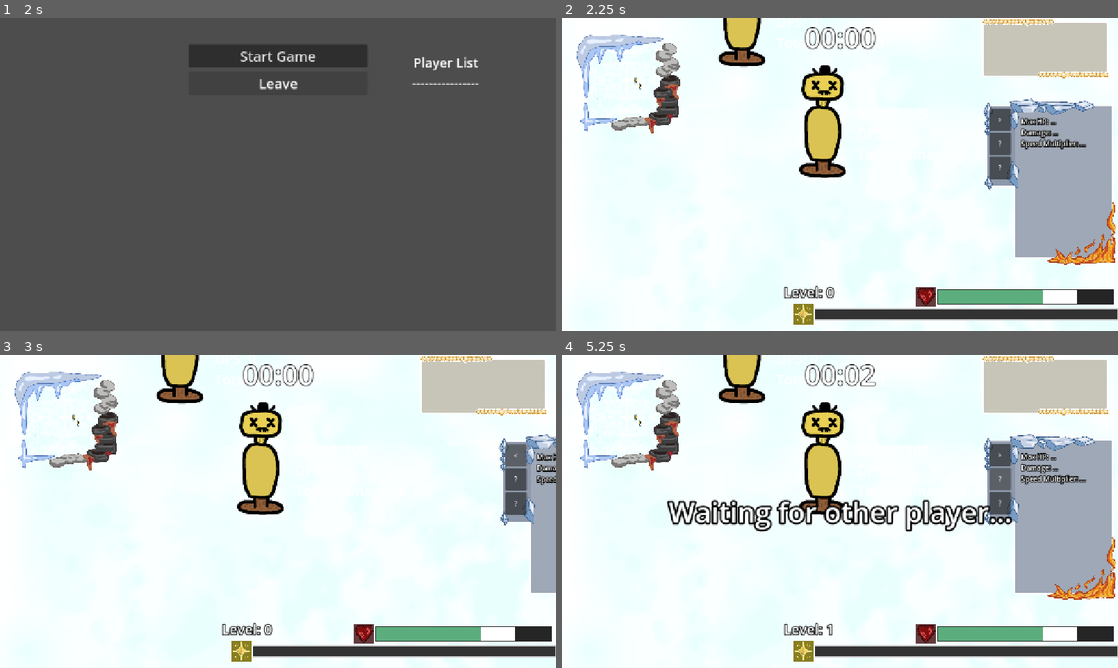
Above: before the commit, frames 1-4 (two rows, left to right).
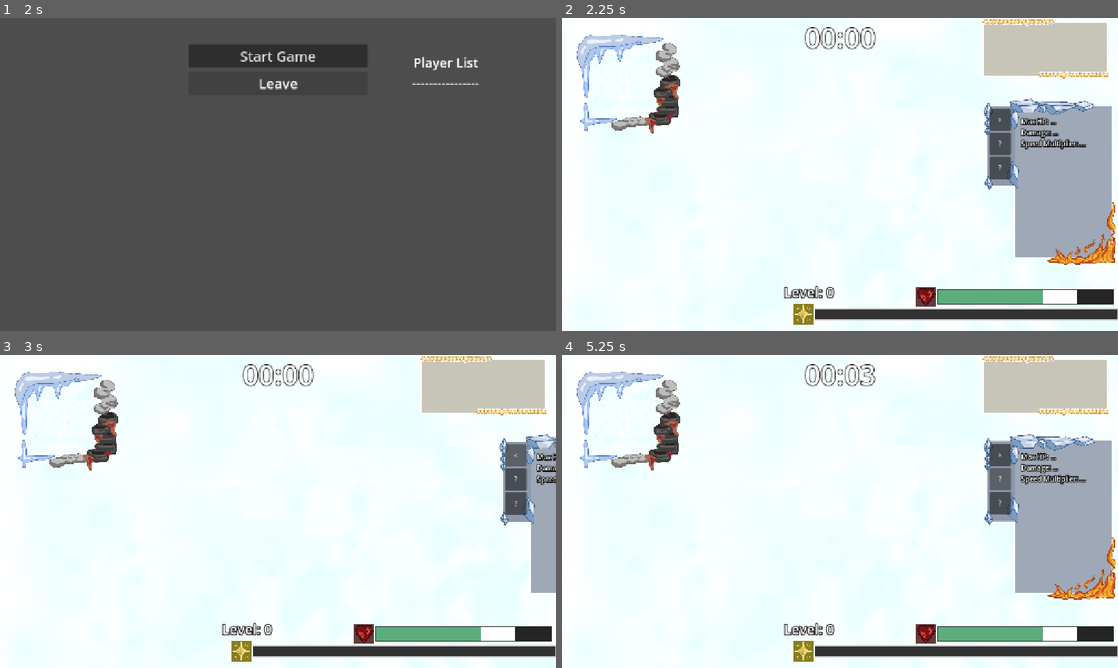
Above: after the commit, the same moments.

Repository: YummyBerry1108/P.A.L
Game: Godot game, scene res://scenes/menu.tscn
Same seed, same stepped clock (60 frames per second), same inputs: the game is played once before the commit and once after it.
Inputs (mouse positions are in pixels of both pictures, inside the frame that each line leads up to):
- Up to frame 1 (2 s): click (278, 174) at 0.52 s; type "Alex" at 0.6 s; click "Client" at 1.25 s
- Up to frame 2 (2.25 s): click "Start Game" at 2 s
- Up to frame 3 (3 s): click ">" at 2.75 s
- Up to frame 4 (5.25 s): click "<" at 3.5 s; move the mouse to (962, 495) at 4.27 s; hold D (right) 4.28-5 s; hold E (get_exp) 4.28-5 s; tap Space (shoot) at 4.55 s; click (1001, 480) at 5 s, where only the run after the commit has a clickable "?"

Frame 1 is identical in both runs. In frame 2, 3.2% of the frame differs, in the area x 13-51%, y 0-52%; in frame 3, 3.2%; in frame 4, 5.7%, in the area x 13-81%, y 0-90%.
Error before the commit: Invalid access to property or key 'is_alive' on a base object of type 'Nil'. (res://scripts/ui/stat_upgrade/stat_upgrade_ui.gd:36)

Commit message:
small fix

Diff:
--- a/scenes/etc/dev_info.tscn
+++ b/scenes/etc/dev_info.tscn
@@ -4,6 +4,7 @@
 
 [sub_resource type="LabelSettings" id="LabelSettings_c6lib"]
 font_size = 32
+font_color = Color(0, 0, 0, 1)
 
 [node name="DevInfo" type="Label"]
 offset_left = 75.0
--- a/scenes/main.tscn
+++ b/scenes/main.tscn
@@ -1,6 +1,5 @@
-[gd_scene load_steps=28 format=4 uid="uid://mjpbg0kpp31x"]
-
-[ext_resource type="PackedScene" uid="uid://bj866ltlivhuw" path="res://scenes/etc/Dummy.tscn" id="1_0wfyh"]
+[gd_scene load_steps=27 format=4 uid="uid://mjpbg0kpp31x"]
+
 [ext_resource type="Script" uid="uid://dsdcddtelx5u8" path="res://scripts/main.gd" id="1_tipki"]
 [ext_resource type="PackedScene" uid="uid://dvcahiono6yix" path="res://scenes/player/player.tscn" id="2_tbgi4"]
 [ext_resource type="PackedScene" uid="uid://bogubau3wnkvt" path="res://scenes/ui/ui.tscn" id="3_sugp2"]
@@ -2890,12 +2889,6 @@
 z_as_relative = false
 tile_set = SubResource("TileSet_tbgi4")
 
-[node name="Dummy" parent="." instance=ExtResource("1_0wfyh")]
-position = Vector2(418, 5)
-
-[node name="Dummy2" parent="." instance=ExtResource("1_0wfyh")]
-position = Vector2(604, 261)
-
 [node name="EnemyContainer" type="Node2D" parent="." groups=["containers"]]
 
 [node name="PlayerContainer" type="Node2D" parent="." groups=["containers"]]
@@ -2947,5 +2940,5 @@
 [node name="AudioStreamPlayer" type="AudioStreamPlayer" parent="."]
 process_mode = 3
 stream = ExtResource("14_a8y0u")
-volume_db = -0.1
+volume_db = -20.0
 autoplay = true
--- a/scripts/enemies/enemy.gd
+++ b/scripts/enemies/enemy.gd
@@ -22,6 +22,7 @@
 @onready var damage_component: DamageComponent = get_node("DamageComponent")
 @onready var knockback_component: KnockbackComponent = get_node("KnockbackComponent")
 #@onready var dev_info: Label = $DevInfo
+@onready var collision_shape_2d: CollisionShape2D = $CollisionShape2D
 
 @export var variant_type: VariantType = VariantType.normal
 
@@ -40,7 +41,7 @@
 
 func _ready() -> void:
 	_set_up_variant_stat()
-	#setup_despawn_timer()
+	setup_despawn_timer()
 
 func _set_up_variant_stat() -> void:
 	pass
--- a/scripts/enemies/enemy_spawner.gd
+++ b/scripts/enemies/enemy_spawner.gd
@@ -80,7 +80,7 @@
 
 	var selected_enemy: String = available_name.pick_random()
 
-	selected_enemy = "snail" #DEBUGGG
+	#selected_enemy = "snail" #DEBUGGGa
 
 	return [selected_enemy, difficulty]
 
--- a/scripts/main.gd
+++ b/scripts/main.gd
@@ -41,8 +41,8 @@
 		_game_over()
 
 	# press E
-	if Input.is_action_pressed("get_exp"):
-		ui.exp_bar.add_experience(1)
+	#if Input.is_action_pressed("get_exp"):
+		#ui.exp_bar.add_experience(1)
 
 func _update_timer_ui() -> void:
 	if not multiplayer.is_server():
--- a/scripts/player/attack.gd
+++ b/scripts/player/attack.gd
@@ -7,7 +7,7 @@
 func run(args: Dictionary) -> void:
 	if not is_multiplayer_authority():
 		return
-	if Input.is_action_pressed("shoot"):
+	if true:
 		cooldown()
 
 func cooldown() -> void:
--- a/scripts/ui/exp_bar.gd
+++ b/scripts/ui/exp_bar.gd
@@ -22,7 +22,7 @@
 
 func _level_up() -> void:
 	level += 1
-	if level % 5 != 0: _on_little_level_up.emit()
-	else: _on_medium_level_up.emit()
+	if level % 5 == 0 and level <= 25: _on_medium_level_up.emit()
+	else: _on_little_level_up.emit()
 	max_value = int(max_value * 1.1 + 1)
 	value = 0
--- a/scripts/ui/teammate_display.gd
+++ b/scripts/ui/teammate_display.gd
@@ -37,5 +37,9 @@
 		if player.name == str(multiplayer.get_unique_id()): continue
 		player_nodes.append(player)
 
+	if not player_nodes:
+		visible = false
+		return
+
 	for idx in range(player_nodes.size()):
 		player_to_label[player_nodes[idx]] = labels[idx]
